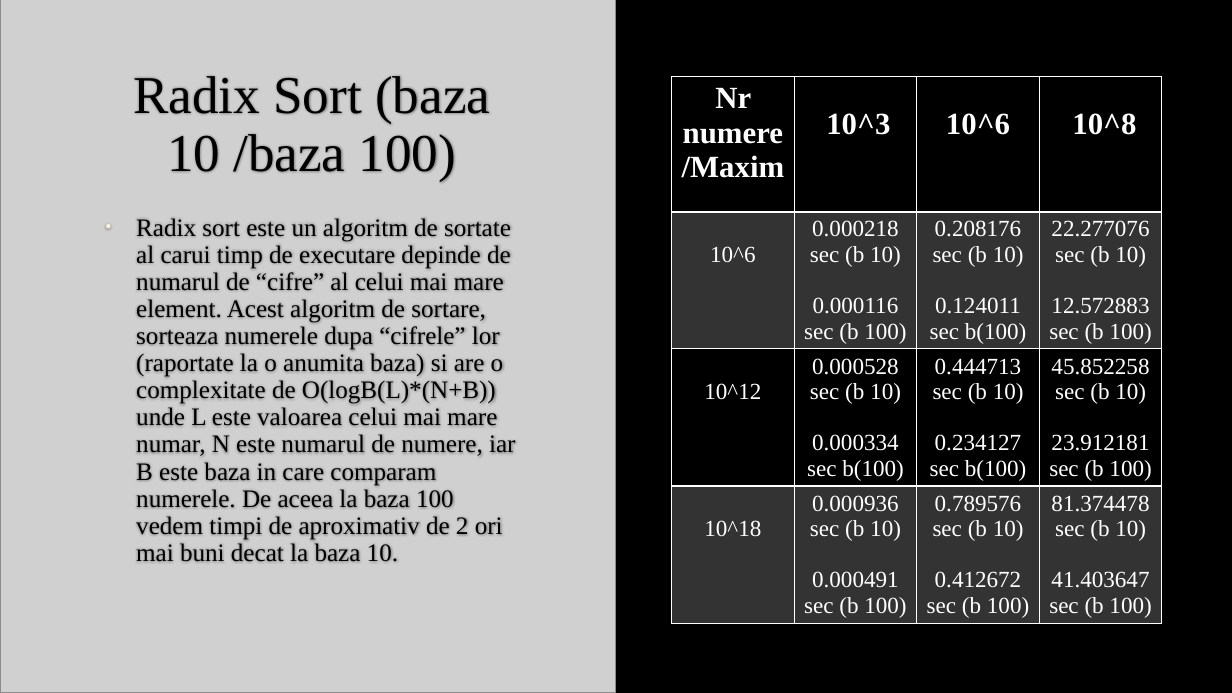
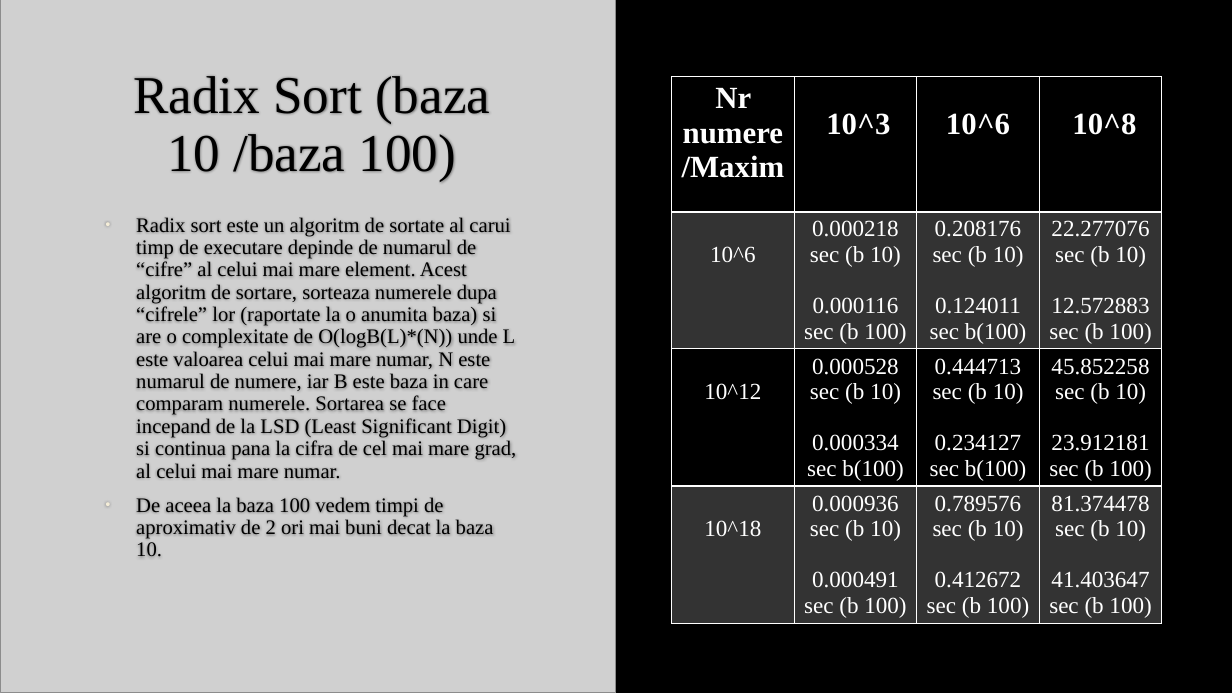
Before and after one commit to Destro25/Sortari-SD, a slide deck: slide 3 of Sortari.pptx (slide 2 before the commit). Drawn at 1232x693 pixels with LibreOffice and Linux fonts; fonts in the diff are those of the drawing; grey boxes stand for pictures; background and template pictures are left out. Boxes give left, top, right and bottom in pixels: in the first picture for what was removed or moved away, otherwise in the second. Text is boxed around its words. In the diff, an @@ line names an element or a change of style, - is before the commit and + after.

```diff
--- a/Sortari.pptx
+++ b/Sortari.pptx
@@ text at (136,217,517,557): text changed; size 19.6 to 16.1 pt @@
-• Radix sort este un algoritm de sortate al carui timp de executare depinde de numarul de “cifre” al celui mai mare element. Acest algoritm de sortare, sorteaza numerele dupa “cifrele” lor (raportate la o anumita baza) si are o complexitate de O(logB(L)*(N+B)) unde L este valoarea celui mai mare numar, N este numarul de numere, iar B este baza in care comparam numerele. De aceea la baza 100 vedem timpi de aproximativ de 2 ori mai buni decat la baza 10.
+• Radix sort este un algoritm de sortate al carui timp de executare depinde de numarul de “cifre” al celui mai mare element. Acest algoritm de sortare, sorteaza numerele dupa “cifrele” lor (raportate la o anumita baza) si are o complexitate de O(logB(L)*(N)) unde L este valoarea celui mai mare numar, N este numarul de numere, iar B este baza in care comparam numerele. Sortarea se face incepand de la LSD (Least Significant Digit) si continua pana la cifra de cel mai mare grad, al celui mai mare numar.
+• De aceea la baza 100 vedem timpi de aproximativ de 2 ori mai buni decat la baza 10.
```
Also in this commit, not shown: 1 other slide changed, 7 slides added.
